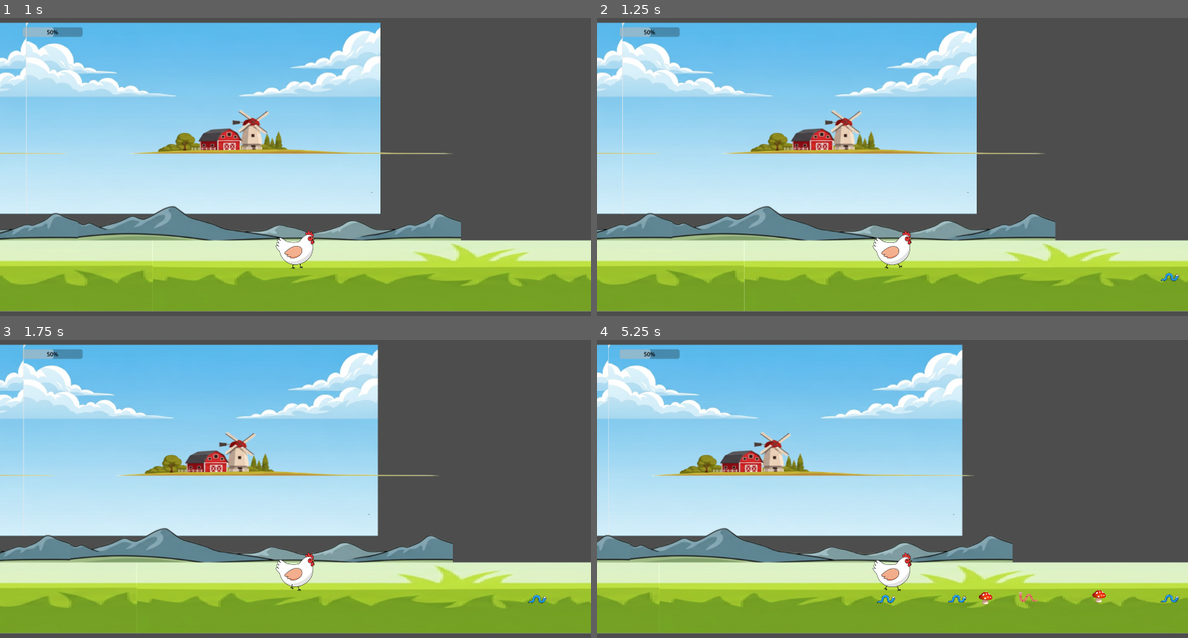
Above: before the commit, frames 1-4 (two rows, left to right).
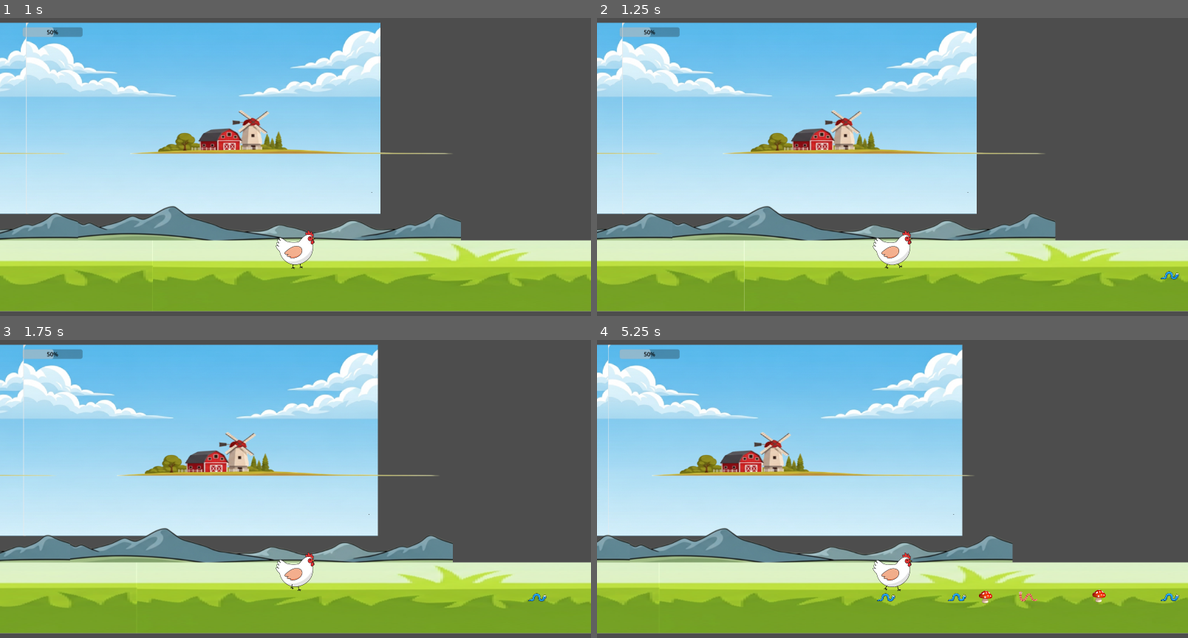
Above: after the commit, the same moments.

Repository: BernhardRiemann1826/BukBukChicken
Game: Godot game, scene res://scenes/MainScene.tscn
Same seed, same stepped clock (60 frames per second), same inputs: the game is played once before the commit and once after it.
Inputs:
- Up to frame 1 (1 s): no input
- Up to frame 2 (1.25 s): no input
- Up to frame 3 (1.75 s): no input
- Up to frame 4 (5.25 s): no input

Frame 1 is identical in both runs. In frame 2, less than 0.1% of the frame differs, in the area x 95-99%, y 84-89%; in frame 3, less than 0.1%; in frame 4, 0.3%, in the area x 47-99%, y 83-89%.

Commit message:
fixed collision getting detected w/o key press

Diff:
--- a/scenes/MainScene.tscn
+++ b/scenes/MainScene.tscn
@@ -342,7 +342,7 @@
 collision_mask = 6
 
 [node name="CollisionShape2D" type="CollisionShape2D" parent="CameraTarget/chicken/PeckArea"]
-position = Vector2(48.2181, 242.901)
+position = Vector2(54.5865, 242.901)
 shape = SubResource("CircleShape2D_o3jky")
 
 [node name="PeckWormSound" type="AudioStreamPlayer2D" parent="CameraTarget/chicken"]
--- a/scenes/mushroom.tscn
+++ b/scenes/mushroom.tscn
@@ -4,7 +4,7 @@
 [ext_resource type="Texture2D" uid="uid://cdqepuhvwam8c" path="res://assets/sprites/mushroom.png" id="1_b0s10"]
 
 [sub_resource type="RectangleShape2D" id="RectangleShape2D_0bdi0"]
-size = Vector2(1225, 337.5)
+size = Vector2(1225, 343.75)
 
 [node name="mushroom" type="Node2D"]
 z_index = 3
@@ -19,6 +19,6 @@
 collision_layer = 4
 
 [node name="CollisionShape2D" type="CollisionShape2D" parent="Mushroom/mushroom"]
-position = Vector2(75, -475)
+position = Vector2(75, -478.125)
 scale = Vector2(1, 1)
 shape = SubResource("RectangleShape2D_0bdi0")
--- a/scenes/worm1.tscn
+++ b/scenes/worm1.tscn
@@ -4,7 +4,7 @@
 [ext_resource type="Script" uid="uid://b4xr2c1hspjed" path="res://scripts/levels/worm_1.gd" id="1_ur6x7"]
 
 [sub_resource type="RectangleShape2D" id="RectangleShape2D_ur6x7"]
-size = Vector2(716.25, 195)
+size = Vector2(716.25, 217.5)
 
 [node name="worm1" type="Node2D"]
 z_index = 3
@@ -18,6 +18,6 @@
 collision_layer = 2
 
 [node name="CollisionShape2D" type="CollisionShape2D" parent="Worm1/worm"]
-position = Vector2(-118.125, -442.5)
+position = Vector2(-100, -420)
 scale = Vector2(1, 1)
 shape = SubResource("RectangleShape2D_ur6x7")
--- a/scenes/worm2.tscn
+++ b/scenes/worm2.tscn
@@ -4,7 +4,7 @@
 [ext_resource type="Script" uid="uid://b1iwjt67mjoy0" path="res://scripts/levels/worm_2.gd" id="1_km63t"]
 
 [sub_resource type="RectangleShape2D" id="RectangleShape2D_km63t"]
-size = Vector2(655, 147.5)
+size = Vector2(655, 153.75)
 
 [node name="worm2" type="Node2D"]
 z_index = 3
@@ -18,6 +18,6 @@
 collision_layer = 2
 
 [node name="CollisionShape2D" type="CollisionShape2D" parent="Worm2/worm"]
-position = Vector2(160, -406.25)
+position = Vector2(160, -400)
 scale = Vector2(1, 1)
 shape = SubResource("RectangleShape2D_km63t")
--- a/scripts/levels/MainScene.gd
+++ b/scripts/levels/MainScene.gd
@@ -18,7 +18,7 @@
 var spawn_timer = 0.0
 
 var spawn_y_min = 320.0
-var spawn_y_max = 330.0
+var spawn_y_max = 325.0
 
 var chicken_sound_timer_interval = 0
 var game_over = false  # Add game_over to prevent unnecessary logic
--- a/scripts/levels/cameraTarget.gd
+++ b/scripts/levels/cameraTarget.gd
@@ -12,15 +12,18 @@
 var max_stamina = 100
 var game_over = false
 
+func _ready():
+	peck_area.monitoring = false  # 🛑 Ensure it's off on startup
+
 func _process(delta):
 	if game_over:
 		return
+
 	if Input.is_action_just_pressed("peck") and not is_pecking:
 		is_pecking = true
 		chicken_sprite.play("peck")
 
-		# Enable collision for pecking
-		peck_area.monitoring = true
+		# Enable collision for pecking (deferred is safest)
 		peck_area.set_deferred("monitoring", true)
 
 func _on_chicken_animation_finished():
